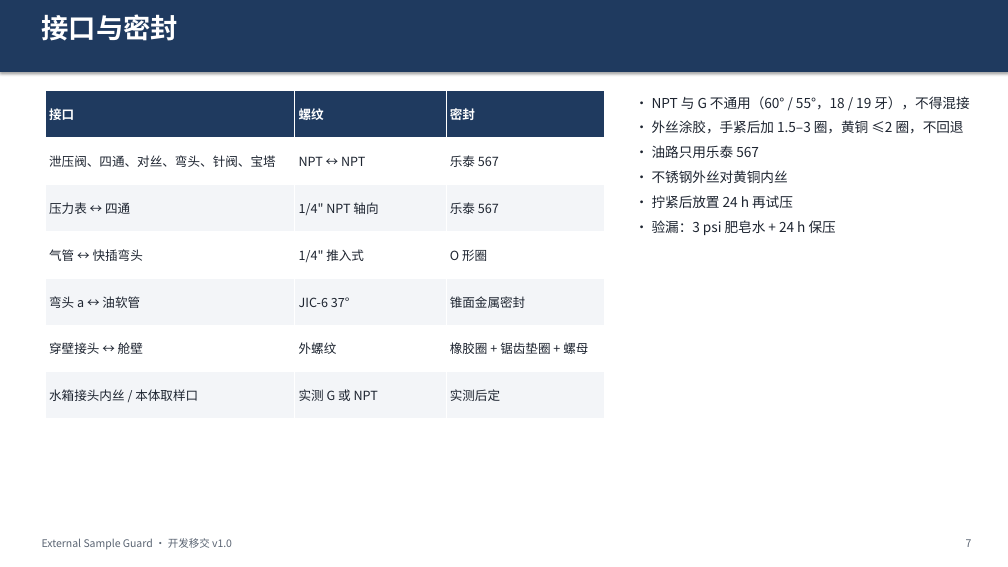
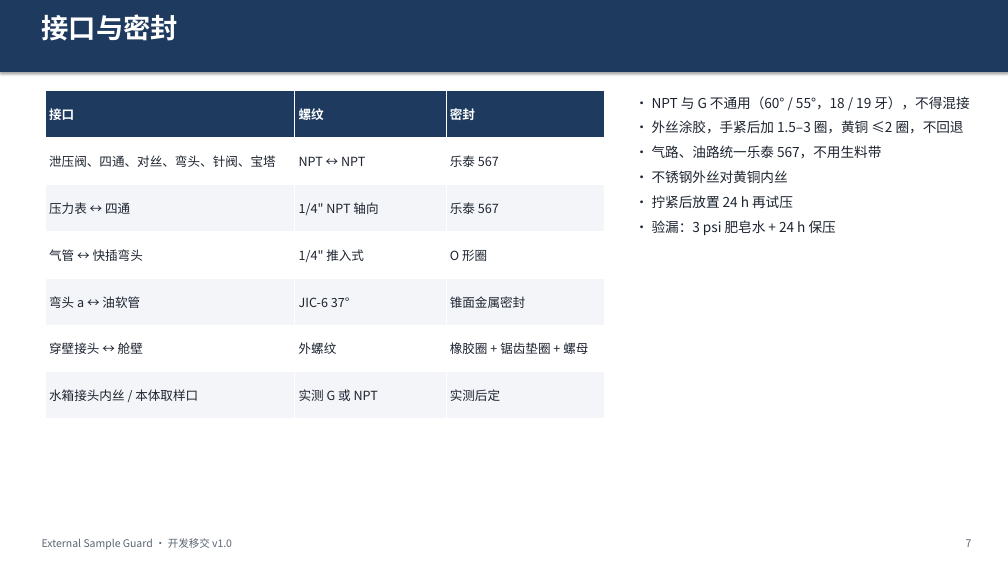
Before and after one commit to keenkid2010/claude_v1, a slide deck: slide 7 of sample_guard/Sample_Guard_开发移交.pptx. Drawn at 1008x567 pixels with LibreOffice and Linux fonts; fonts in the diff are those of the drawing. Boxes give left, top, right and bottom in pixels: in the first picture for what was removed or moved away, otherwise in the second. Text is boxed around its words. In the diff, an @@ line names an element or a change of style, - is before the commit and + after.

```diff
--- a/sample_guard/Sample_Guard_开发移交.pptx
+++ b/sample_guard/Sample_Guard_开发移交.pptx
@@ text at (652, 145, 881, 158): text changed @@
-• 油路只用乐泰 567
+• 气路、油路统一乐泰 567，不用生料带
```
Also in this commit, not shown: 1 other slide changed, 3 other files.
